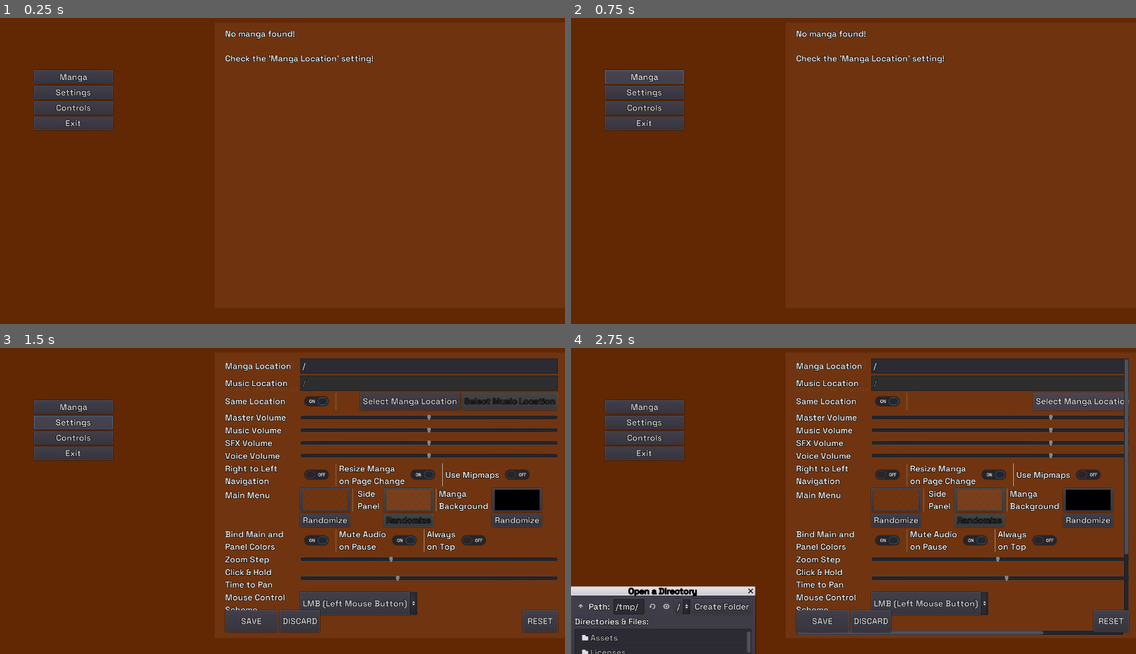
Above: before the commit, frames 1-4 (two rows, left to right).
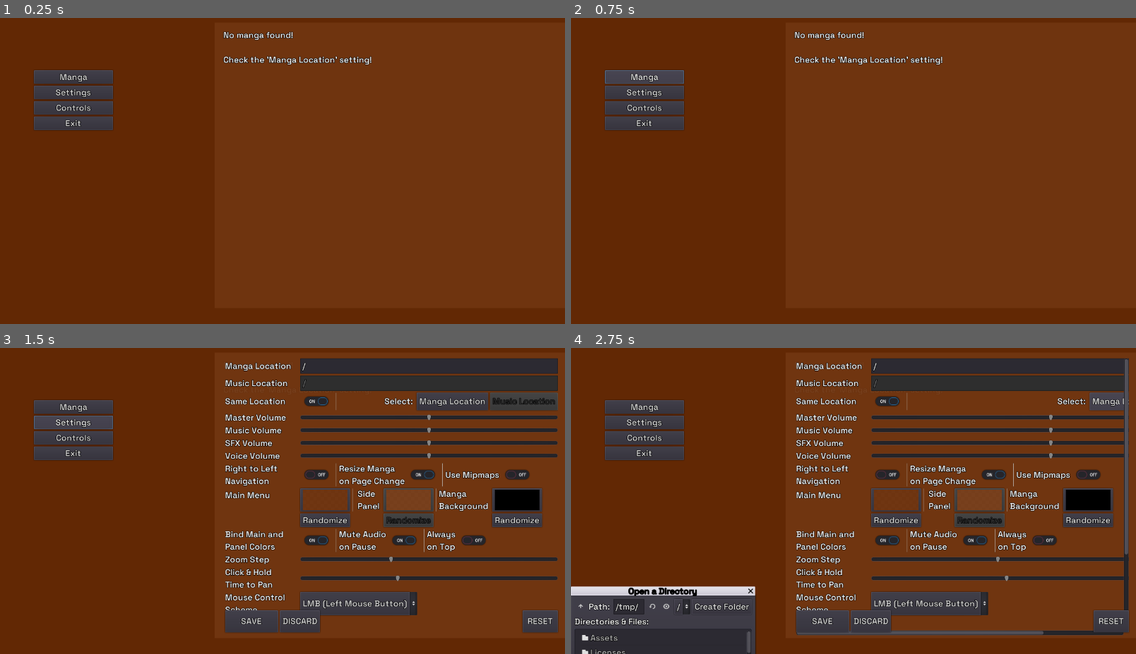
Above: after the commit, the same moments.

Repository: MrPoblin/Sound-Manga-Reader-Godot
Game: Godot game, scene res://Scenes/UI/Main.tscn
Same seed, same stepped clock (60 frames per second), same inputs: the game is played once before the commit and once after it. The engine's default icon, where the game draws it, is replaced by a stand-in: a white triangle on a blue panel in a dark square.
Inputs:
- Up to frame 1 (0.25 s): no input
- Up to frame 2 (0.75 s): click "Manga" at 0.5 s
- Up to frame 3 (1.5 s): click "Settings" at 1.25 s
- Up to frame 4 (2.75 s): click "Select Manga Location" (after the commit: "Manga Location") at 2 s

The runs differ from the first frame. In frame 1, 0.7% of the frame differs, in the area x 39-67%, y 3-16%; in frame 2, 0.7%; in frame 3, 0.8%, in the area x 63-87%, y 14-21%; in frame 4, 0.7%.

Commit message:
Adjusting spacing

Diff:
--- a/Scenes/UI/ChapterSelect.tscn
+++ b/Scenes/UI/ChapterSelect.tscn
@@ -12,15 +12,13 @@
 [node name="C_Panel" parent="." instance=ExtResource( 4 )]
 
 [node name="ChapterContainer" type="ScrollContainer" parent="."]
-anchor_left = 0.055
-anchor_top = 0.022
+anchor_left = 0.025
+anchor_top = 0.025
 anchor_right = 1.0
 anchor_bottom = 0.98
-margin_right = 12.0
-margin_bottom = 12.0001
 
 [node name="ChapterList" type="VBoxContainer" parent="ChapterContainer"]
-margin_bottom = 701.76
+margin_bottom = 687.6
 size_flags_vertical = 3
 script = ExtResource( 1 )
 
@@ -30,6 +28,7 @@
 anchor_right = 0.001
 anchor_bottom = 0.001
 rect_scale = Vector2( 0.5, 0.5 )
+mouse_default_cursor_shape = 2
 icon = ExtResource( 2 )
 script = ExtResource( 3 )
 
--- a/Scenes/UI/MangaButtonTemplate.tscn
+++ b/Scenes/UI/MangaButtonTemplate.tscn
@@ -3,9 +3,6 @@
 [ext_resource path="res://Scripts/UI/MangaButtonTemplate.gd" type="Script" id=1]
 
 [node name="MangaButtonTemplate" type="Button"]
-visible = false
-margin_right = 70.0
-margin_bottom = 20.0
 mouse_default_cursor_shape = 2
 text = "template"
 align = 0
--- a/Scenes/UI/MangaList.tscn
+++ b/Scenes/UI/MangaList.tscn
@@ -11,14 +11,13 @@
 [node name="C_Panel" parent="." instance=ExtResource( 4 )]
 
 [node name="MangaContainer" type="ScrollContainer" parent="."]
-anchor_left = 0.03
-anchor_top = 0.02
+anchor_left = 0.025
+anchor_top = 0.024
 anchor_right = 1.0
 anchor_bottom = 1.0
-rect_clip_content = false
 
 [node name="MangaList" type="VBoxContainer" parent="MangaContainer"]
-margin_bottom = 705.6
+margin_bottom = 702.72
 size_flags_vertical = 3
 script = ExtResource( 1 )
 
--- a/Scenes/UI/Settings.tscn
+++ b/Scenes/UI/Settings.tscn
@@ -71,7 +71,7 @@
 margin_top = 56.0
 margin_right = 1216.0
 margin_bottom = 96.0
-columns = 4
+columns = 5
 
 [node name="c_same" type="CheckButton" parent="set/SettingScroll/SettingGrid/LocationGrid"]
 margin_right = 76.0
@@ -84,19 +84,26 @@
 margin_bottom = 40.0
 size_flags_horizontal = 2
 
+[node name="Label" type="Label" parent="set/SettingScroll/SettingGrid/LocationGrid"]
+margin_left = 823.0
+margin_top = 13.0
+margin_right = 870.0
+margin_bottom = 27.0
+text = "Select: "
+
 [node name="man_but_sel" type="Button" parent="set/SettingScroll/SettingGrid/LocationGrid"]
-margin_left = 788.0
-margin_right = 942.0
-margin_bottom = 40.0
-mouse_default_cursor_shape = 2
-text = "Select Manga Location"
+margin_left = 874.0
+margin_right = 985.0
+margin_bottom = 40.0
+mouse_default_cursor_shape = 2
+text = "Manga Location"
 
 [node name="mus_but_sel" type="Button" parent="set/SettingScroll/SettingGrid/LocationGrid"]
-margin_left = 946.0
+margin_left = 989.0
 margin_right = 1097.0
 margin_bottom = 40.0
 mouse_default_cursor_shape = 2
-text = "Select Music Location"
+text = "Music Location"
 
 [node name="l_AudioMaster" type="Label" parent="set/SettingScroll/SettingGrid"]
 margin_top = 101.0
--- a/Scripts/UI/ChapterList.gd
+++ b/Scripts/UI/ChapterList.gd
@@ -17,21 +17,21 @@
 		add_volume(key)
 		for chap in Dict["volumes"][key]:
 			add_chapter(chap)
-#		add_spacing(key)
+		add_spacing(key)
 
 func add_volume(index):
 	var NewLabel = TemplateVolume.instance()
 	NewLabel.name = "vol" + index
-	NewLabel.text = "\n   Volume " + index
+	NewLabel.text = "     Volume " + index
 	NewLabel.visible = true
 	add_child(NewLabel)
 
-#func add_spacing(index):
-#	var NewLabel = TemplateVolume.instance()
-#	NewLabel.name = "space" + index
-#	NewLabel.text = "          "
-#	NewLabel.visible = true
-#	add_child(NewLabel)
+func add_spacing(index):
+	var NewLabel = TemplateVolume.instance()
+	NewLabel.name = "space" + index
+	NewLabel.text = "          "
+	NewLabel.visible = true
+	add_child(NewLabel)
 
 func add_chapter(number):
 	var NewButton = TemplateButton.instance()
